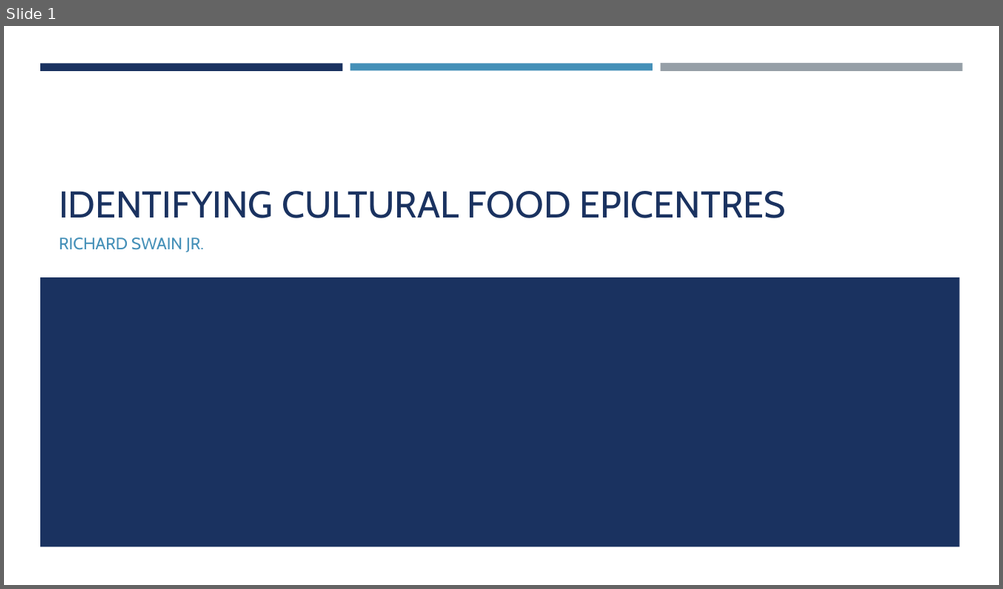
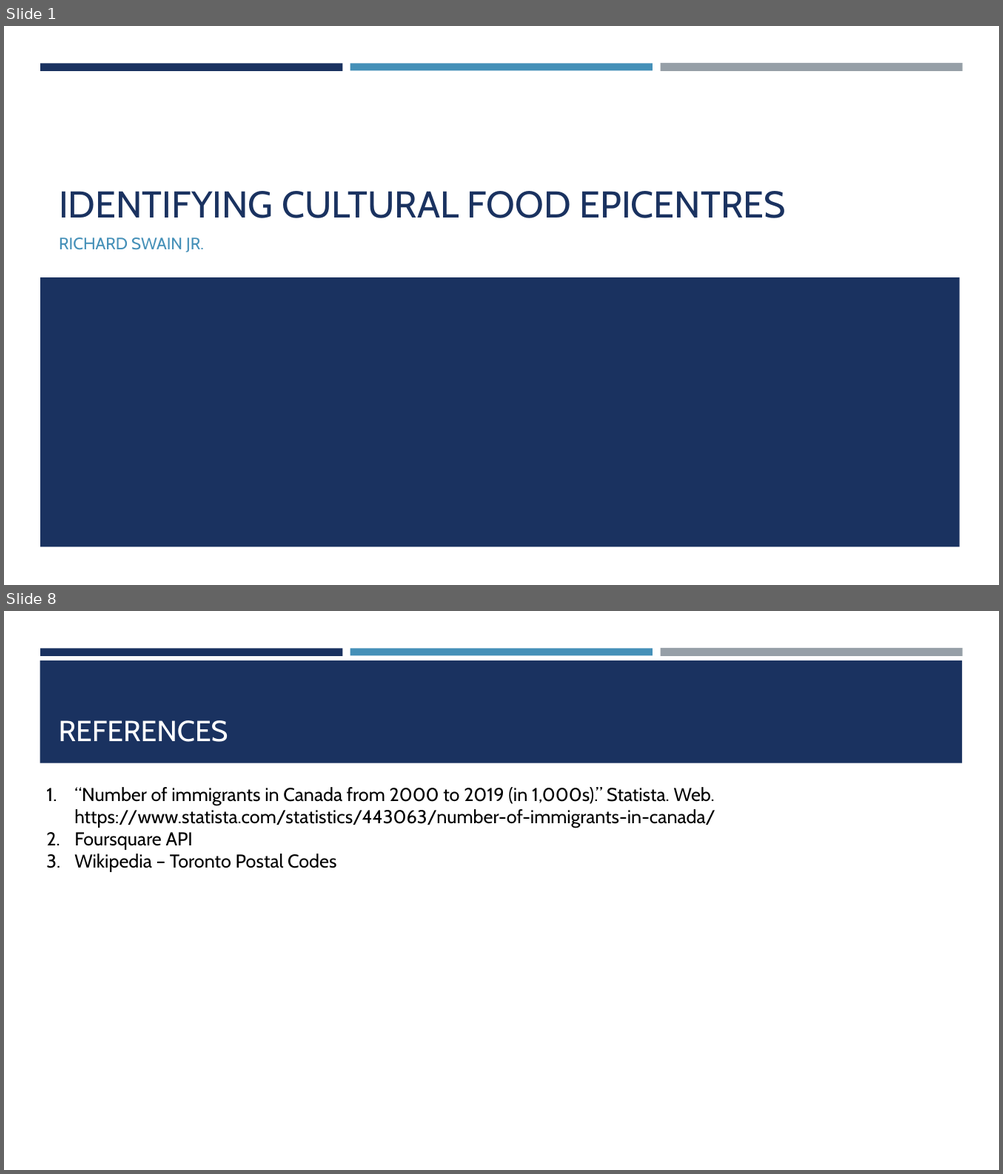
Before and after one commit to Exswain/Neighbourhood-Capstone, a slide deck: Data Science Final Project Presentation.pptx. Shown one above the other, each under a label of ours: slide 1 before the commit, slides 1 and 8 after it; the slides between them are not shown. The pictures are 1003x589 and 1003x1174 pixels, drawn with LibreOffice and Linux fonts; fonts in the diff are those of the drawing. Boxes give left, top, right and bottom in pixels: in the first picture for what was removed or moved away, otherwise in the second. Text is boxed around its words. In the diff, an @@ line names an element or a change of style, - is before the commit and + after.

```diff
--- a/Data Science Final Project Presentation.pptx
+++ b/Data Science Final Project Presentation.pptx
@@ slide 8 added at bbox=[4, 611, 999, 1170], background #FFFFFF; not listed: 3 template elements that a slide beside it also shows @@
@@ rectangle added at bbox=[40, 661, 962, 763], fill #1A3260 @@
@@ title added at bbox=[59, 721, 228, 742], 28 pt, text #FFFFFF @@
+REFERENCES
@@ text added at bbox=[74, 787, 715, 872], 18 pt, text #000000 @@
+1. “Number of immigrants in Canada from 2000 to 2019 (in 1,000s).” Statista. Web. https://www.statista.com/statistics/443063/number-of-immigrants-in-canada/
+2. Foursquare API
+3. Wikipedia – Toronto Postal Codes
```
Also in this commit, not shown: 6 other slides added, 1 slide removed, 1 other file.
